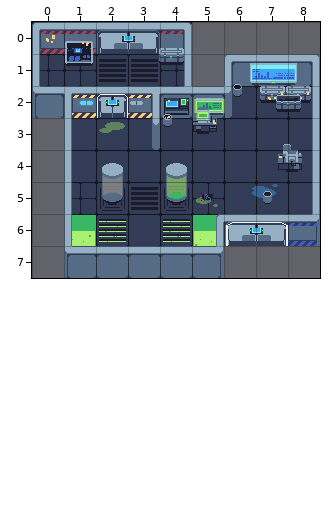
A Tiled map gets an edit: assets/maps/start.tmx. The picture above was drawn from the file before the commit.
Cells are 32x32 px. Shown: x 0..8, y 0..7.
New version:
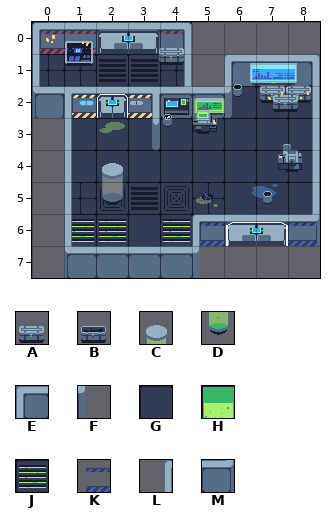
Key: from "props": A 155, B 156, C 194, D 218; from "textures": E 2, F 39, G 71, H 72, J 73, K 316, L 341, M 342.
_ is an empty cell.
Objects are placed by their top-left corner, in cells (3,4 is the top-left corner of cell 3,4); size is 1x1 cell unless given.
Tiles replaced or removed in this view: C, D, H, L, M.
Change:
Changed rows in their new state; . is an unchanged cell.
Layer "background":
first column x 1:
6 J...G
Layer "walls":
first column x 5:
6 E
7 F
Layer "decoration":
first column x 4:
4 _.
5 _.
6 .K
Layer "decoration_objects":
added: A at 7.4,1.8
removed: B at 7.5,1.8
